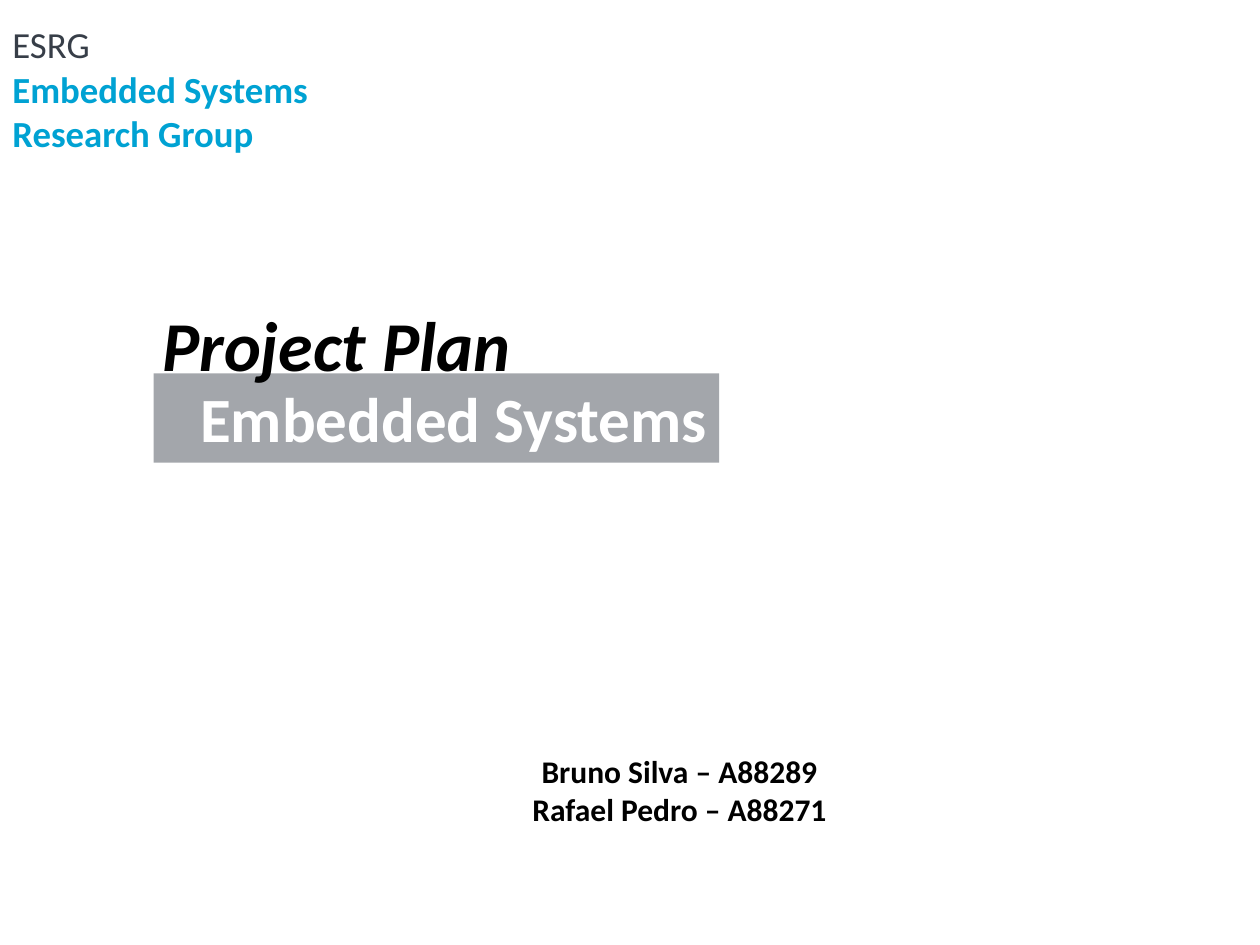
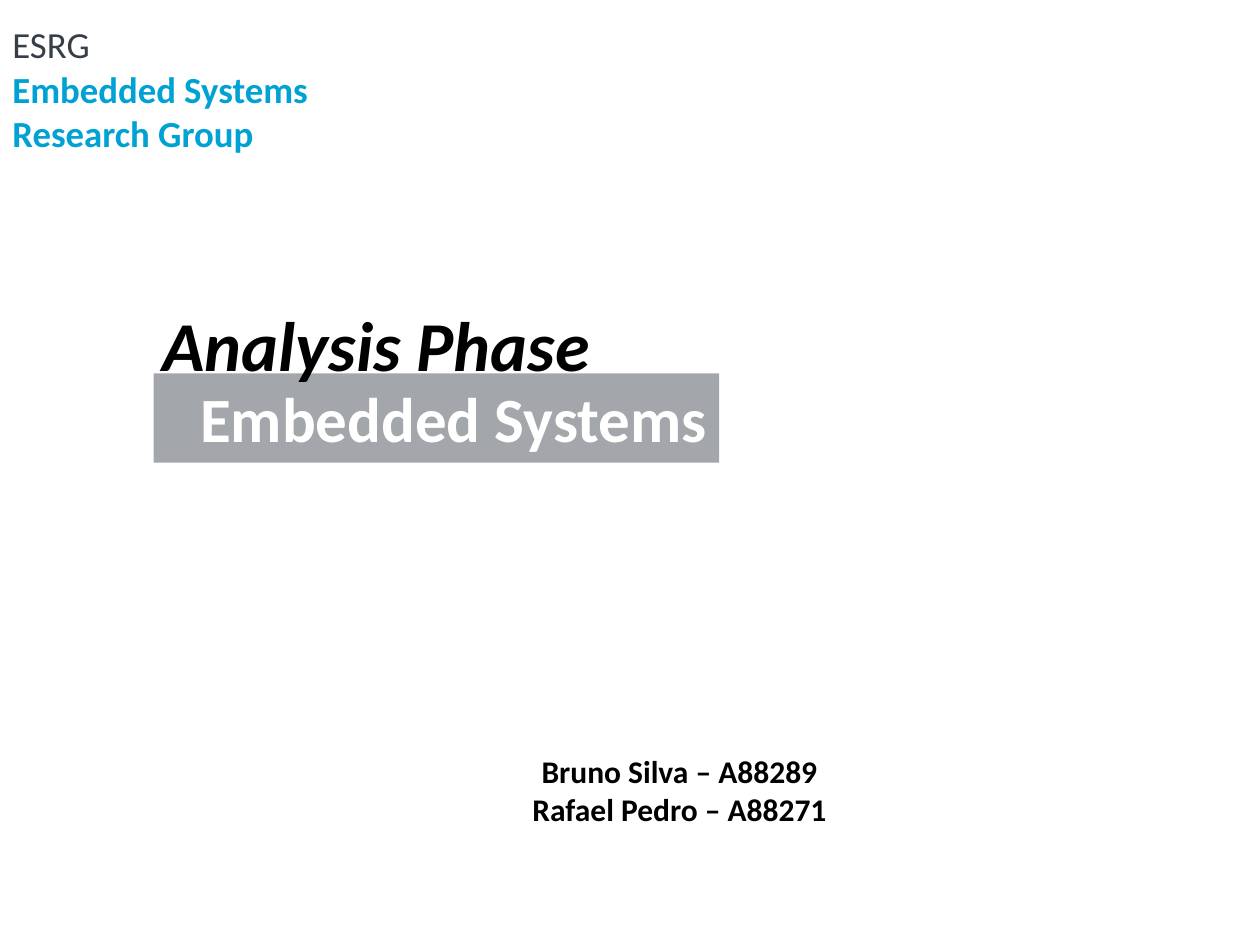
Before and after one commit to rafaelandrepedro/embebidos2122, a slide deck: slide 1 of Presentations/análise.pptx. Drawn at 1260x945 pixels with LibreOffice and Linux fonts; fonts in the diff are those of the drawing; background and template pictures are left out. Boxes give left, top, right and bottom in pixels: in the first picture for what was removed or moved away, otherwise in the second. Text is boxed around its words. In the diff, an @@ line names an element or a change of style, - is before the commit and + after.

Commit message:
update ppt

```diff
--- a/Presentations/análise.pptx
+++ b/Presentations/análise.pptx
@@ text at (162, 322, 590, 388): text changed @@
-Project Plan
+Analysis Phase
```
